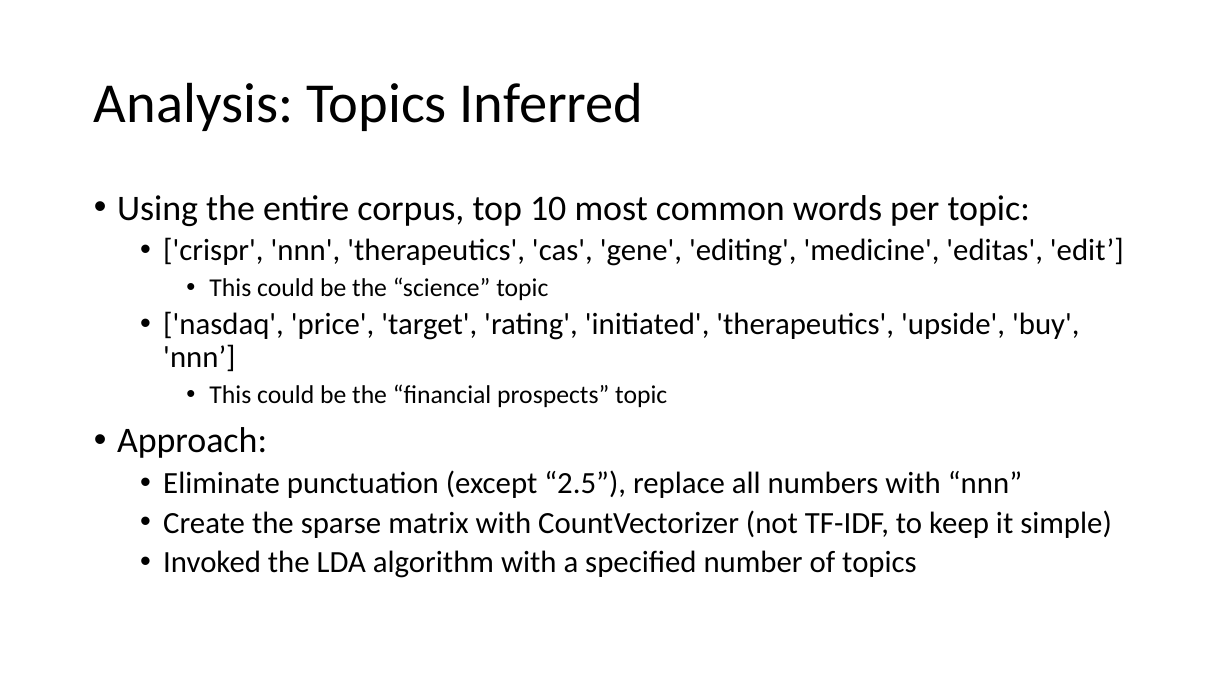
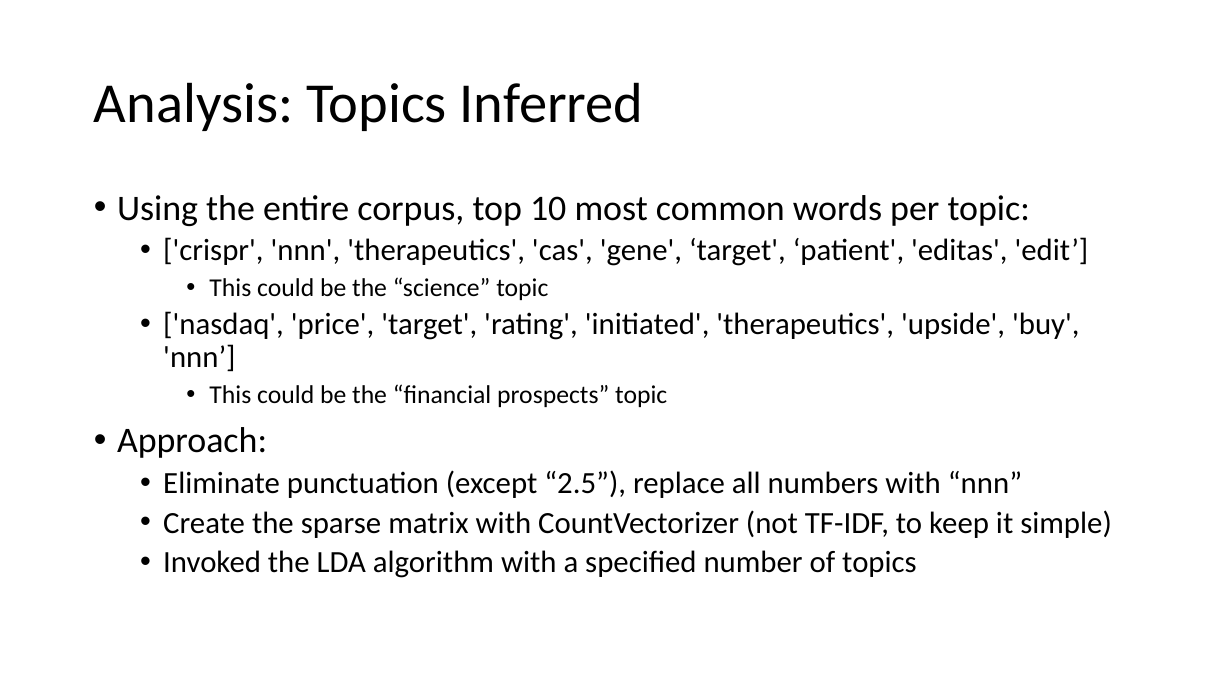
Before and after one commit to LaurianP/git_scrape, a slide deck: slide 10 of MariusScraping.pptx. Drawn at 1232x693 pixels with LibreOffice and Linux fonts; fonts in the diff are those of the drawing. Boxes give left, top, right and bottom in pixels: in the first picture for what was removed or moved away, otherwise in the second. Text is boxed around its words. In the diff, an @@ line names an element or a change of style, - is before the commit and + after.

Commit message:
mar

```diff
--- a/MariusScraping.pptx
+++ b/MariusScraping.pptx
@@ text at [163,237,1089,266]: text changed @@
-  • ['crispr', 'nnn', 'therapeutics', 'cas', 'gene', 'editing', 'medicine', 'editas', 'edit’]
+  • ['crispr', 'nnn', 'therapeutics', 'cas', 'gene', ‘target', ‘patient', 'editas', 'edit’]
```
